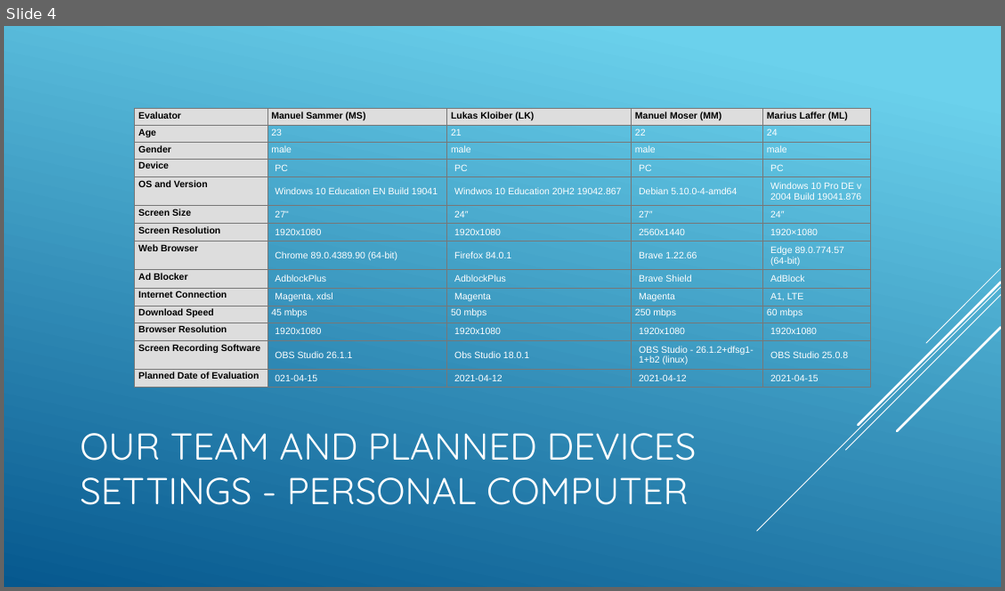
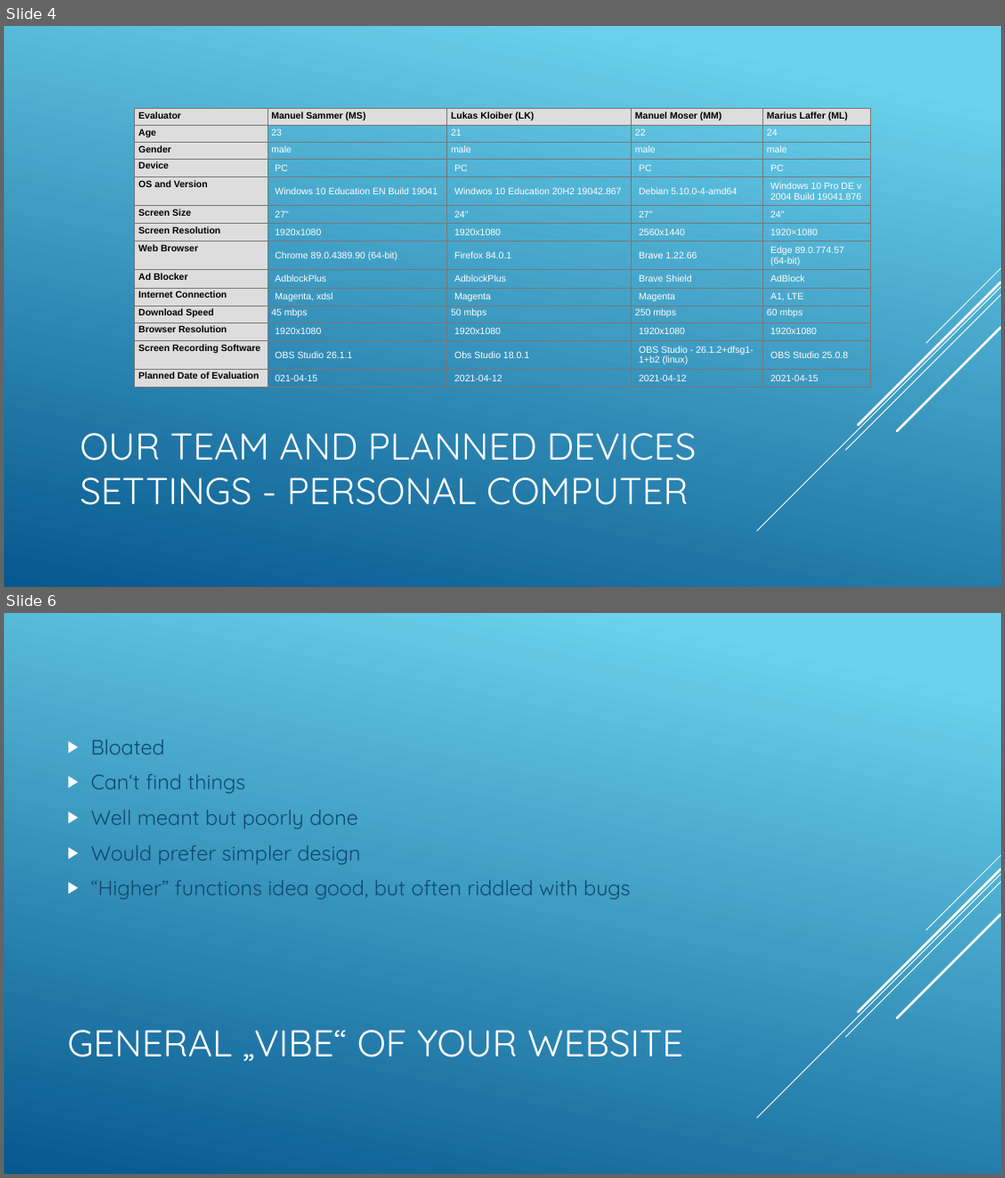
Before and after one commit to Deadmann1/hci_06_06, a slide deck: presentation/presentation.pptx. Shown one above the other, each under a label of ours: slide 4 before the commit, slides 4 and 6 after it; the slides between them are not shown. The pictures are 1005x591 and 1005x1178 pixels, drawn with LibreOffice and Linux fonts; fonts in the diff are those of the drawing. Boxes give left, top, right and bottom in pixels: in the first picture for what was removed or moved away, otherwise in the second. Text is boxed around its words. In the diff, an @@ line names an element or a change of style, - is before the commit and + after.

```diff
--- a/presentation/presentation.pptx
+++ b/presentation/presentation.pptx
@@ slide 6 added at [4, 613, 1001, 1174], background gradient #6ED2EB to #06588E; not listed: 5 template elements that a slide beside it also shows @@
@@ text added at [91, 739, 630, 900], 20 pt, text #0F496F @@
+▶ Bloated
+▶ Can‘t find things
+▶ Well meant but poorly done
+▶ Would prefer simpler design
+▶ “Higher” functions idea good, but often riddled with bugs
@@ title added at [67, 1030, 683, 1061], 36 pt, text #FFFFFF @@
+GENERAL „VIBE“ OF YOUR WEBSITE
```
Also in this commit, not shown: 2 slides changed, 14 other slides added, 3 slides removed, 3 other files.
